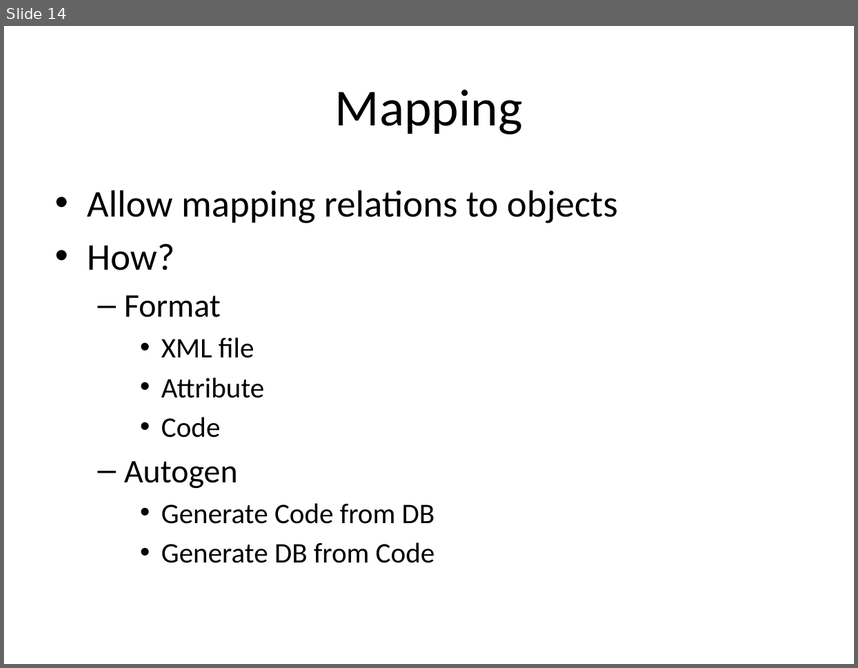
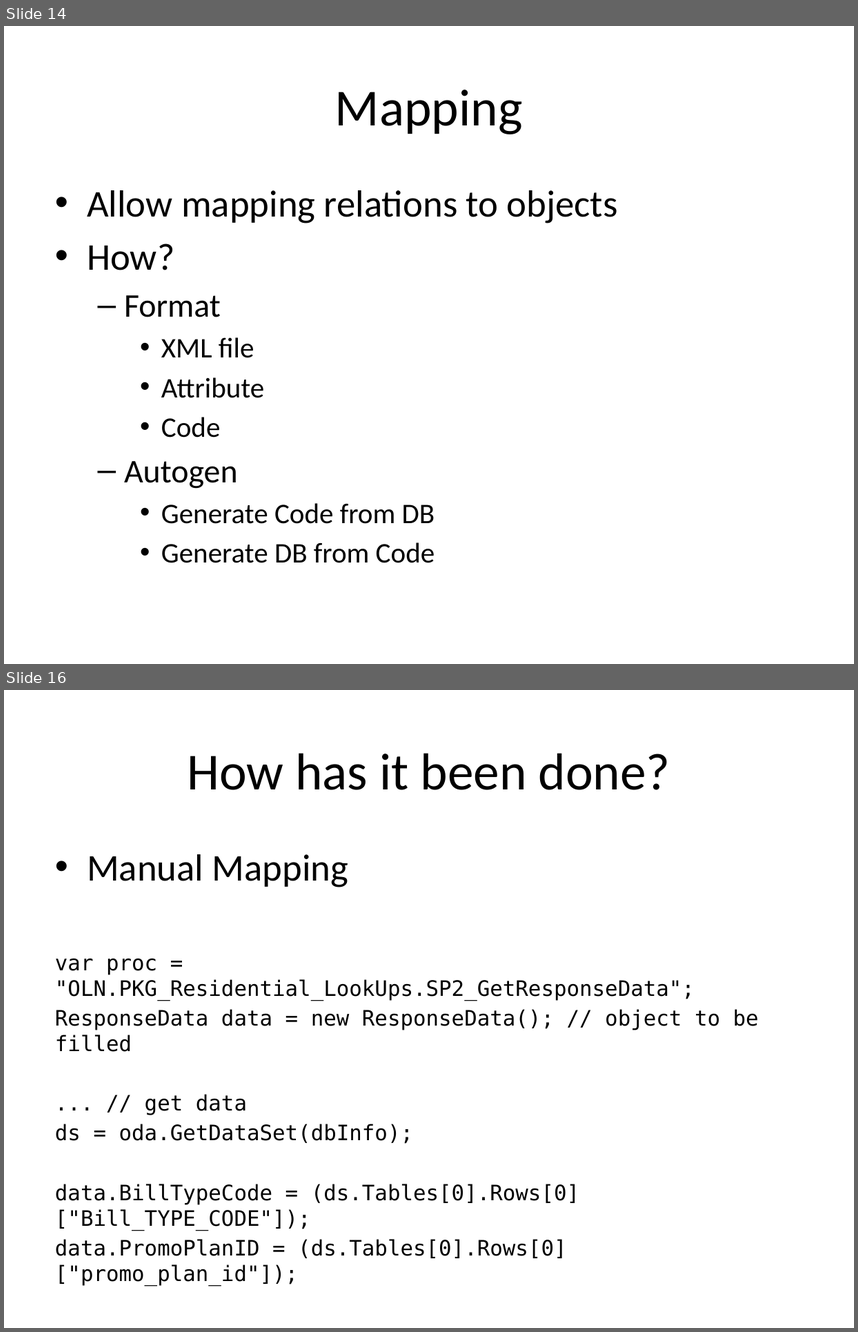
Before and after one commit to harrychou/Notes, a slide deck: Data Access Framework.pptx. Shown one above the other, each under a label of ours: slide 14 before the commit, slides 14 and 16 after it; the slides between them are not shown. The pictures are 858x668 and 858x1332 pixels, drawn with LibreOffice and Linux fonts; fonts in the diff are those of the drawing. Boxes give left, top, right and bottom in pixels: in the first picture for what was removed or moved away, otherwise in the second. Text is boxed around its words. In the diff, an @@ line names an element or a change of style, - is before the commit and + after.

```diff
--- a/Data Access Framework.pptx
+++ b/Data Access Framework.pptx
@@ slide 16 added at bbox=[4, 690, 854, 1328], background #FFFFFF @@
@@ title added at bbox=[187, 753, 671, 790], 44 pt, text #000000 @@
+How has it been done?
@@ text added at bbox=[87, 854, 349, 887], 32 pt, text #000000 @@
+• Manual Mapping
@@ text added at bbox=[55, 958, 759, 1285], 18 pt, text #000000 @@
+var proc = "OLN.PKG_Residential_LookUps.SP2_GetResponseData";
+ResponseData data = new ResponseData(); // object to be filled
+... // get data
+ds = oda.GetDataSet(dbInfo);
+data.BillTypeCode = (ds.Tables[0].Rows[0]["Bill_TYPE_CODE"]);
+data.PromoPlanID = (ds.Tables[0].Rows[0]["promo_plan_id"]);
+...
+return data;
```
Also in this commit, not shown: 5 other slides added, 2 other files.
